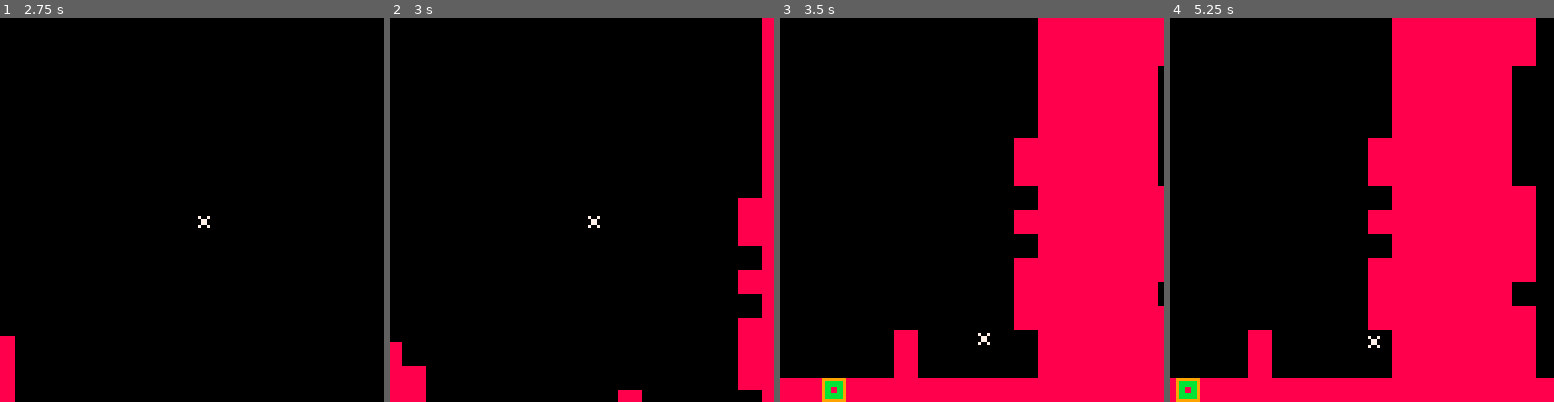
Above: before the commit, frames 1-4 (left to right).
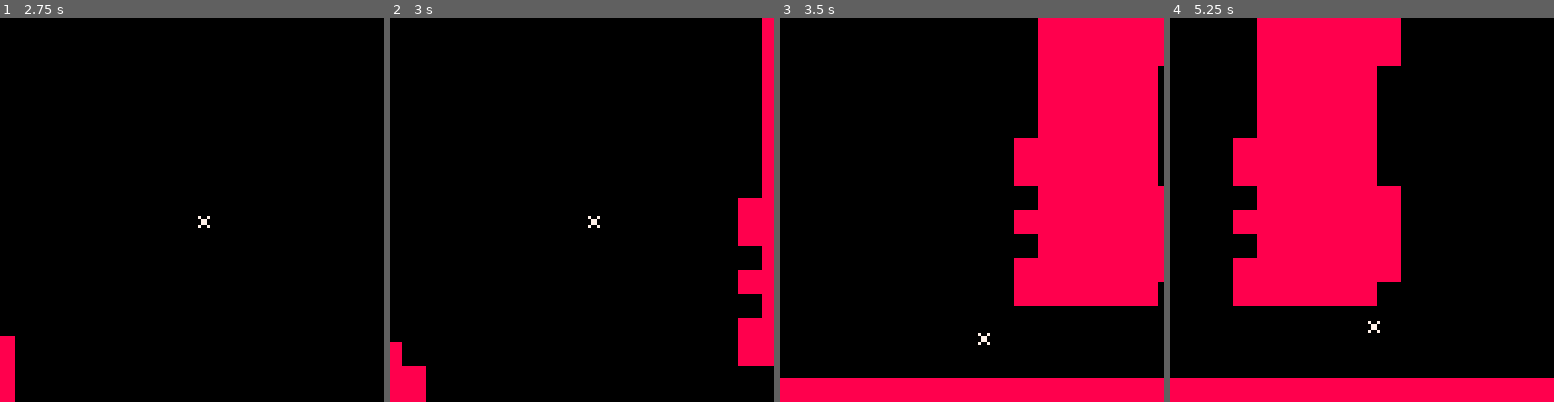
Above: after the commit, the same moments.

Repository: pratik2709/anotherPlatformer
Game: PICO-8 cartridge player.p8
Two runs of this game, one before a commit and one after it. Both use one fixed random seed, a clock stepped at 60 frames per second and the inputs below.
Inputs:
- Up to frame 1 (2.75 s): tap O (Z key) at 0.7, 1.7, 2.1, 2.5 s; hold Right 1.6-2.1 s; hold Right from 2.47 s (still down)
- Up to frame 2 (3 s): keep holding Right; tap O (Z key) at 2.9 s
- Up to frame 3 (3.5 s): release Right at 3.03 s; hold Left from 3.08 s (still down); tap O (Z key) at 3.3 s
- Up to frame 4 (5.25 s): release Left at 3.58 s; hold Down 3.63-3.97 s; tap O (Z key) every 0.4 s from 3.7 to 4.9 s; hold Right 4.02-4.68 s; hold Left from 5.08 s (still down)

Frame 1 is identical in both runs. In frame 2, 0.9% of the frame differs, in the area x 59-100%, y 90-100%; in frame 3, 7.7%; in frame 4, 60%, in the area x 1-96%, y 0-100%.

Commit message:
added more stars --intermediate, temporary

Diff:
--- a/player.p8
+++ b/player.p8
@@ -59,10 +59,10 @@
 end
 
 function initialize_stars()
-  for i=1,128 do
+  for i=1,1024 do
    add(stars,{
-    x=rnd(128),
-    y=rnd(128),
+    x=rnd(1024-128),
+    y=rnd(512-128),
     s=rnd(2)+1
    })
   end
@@ -77,9 +77,9 @@
 function update_stars()
   for st in all(stars) do
    st.y += st.s
-   if st.y >= 128 then
+   if st.y >= (512-128) then
     st.y = 0
-    st.x=rnd(128)
+    st.x=rnd((1024-128))
    end
   end
 end
@@ -591,14 +590,14 @@
 00000000000000000000000000000000000000000000000000000020202020202020200000000000000000000000000000000000000000000000000000000000
 10101010101010000000000000000000200000000010101010101000000000000000000000000000000000000000000000000000000000000000000000000000
 00000000000000000000000000000000000000000000000000202020200000000000202020000000000000000000000000000000000000000000000000000000
-10101010101010100000000020200000200000000010101010101010000000000000000000000000000000000000000000000000000000000000000000000000
+10101010101010100000000020200000200000002020202020202020202000000000000000000000000000000000000000000000000000000000000000000000
 00000000000000000000000000000000000000000000000000000000000000000000000020202000000000000000000000000000000000000000000000000000
-10101010101010100000202020200000100000000000101010101010000000000000000000000000000000000000000000000000000000000000000000000000
+10101010101010100000202020200020202020200020202020202020202020000000000000000000000000000000000000000000000000000000000000000000
 00000000000000000000000000000000000000000000000000000000000000000000000020202020000000000000000000000000000000000000000000000000
-10101010101010101020202020000000100000000000101010101010000000000000000000000000000000000000000000000000000000000000000000000000
+10101010101010101020202020000020202020202020202020202020200000000000000000000000000000000000000000000000000000000000000000000000
 00000000000000000000000000000000000000000000000000000000000000000000000000001010100000000000000000000000000000000000000000101010
-10101010101010101010101010301010101010101010101010101010101010101010101010101010101010101010101010101010101010101010101010101010
 10101010101010101010101010101010101010101010101010101010101010101010101010101010101010101010101010101010101010101010101010101010
+10101010101010101010301010101010101010101010101010101010101010101010101010101010101010101010101010101010101010101010101010101010
 
 
 
